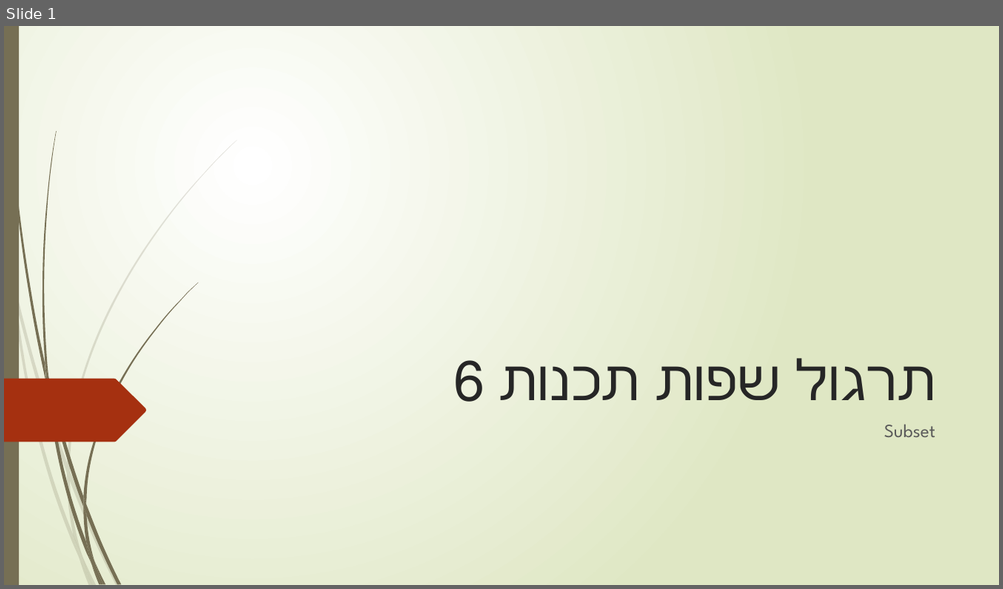
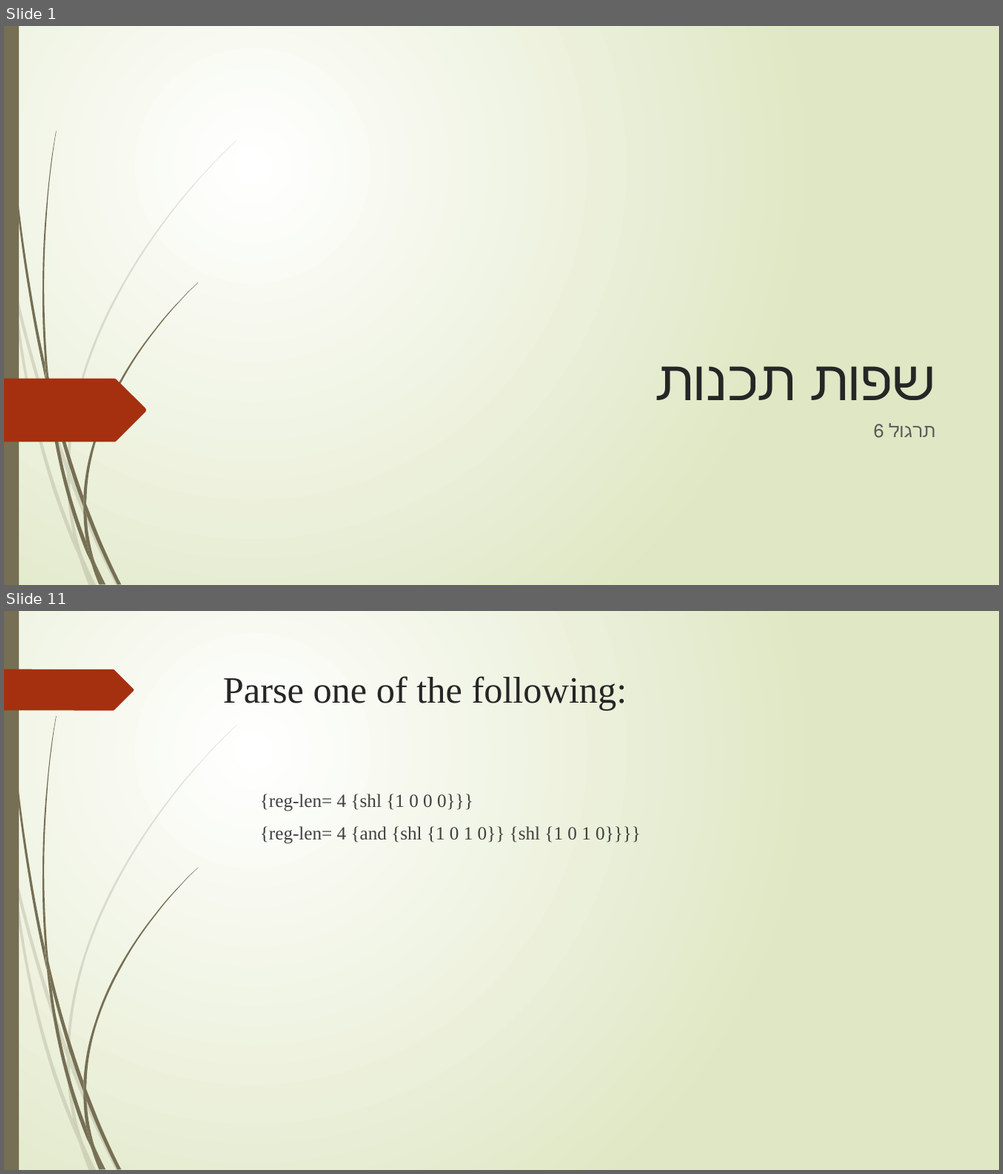
Before and after one commit to TimSorensen10/Racket-Course, a slide deck: Ppt/תרגול 6.pptx. Shown one above the other, each under a label of ours: slide 1 before the commit, slides 1 and 11 after it; the slides between them are not shown. The pictures are 1003x589 and 1003x1174 pixels, drawn with LibreOffice and Linux fonts; fonts in the diff are those of the drawing. Boxes give left, top, right and bottom in pixels: in the first picture for what was removed or moved away, otherwise in the second. Text is boxed around its words. In the diff, an @@ line names an element or a change of style, - is before the commit and + after.

```diff
--- a/Ppt/תרגול 6.pptx
+++ b/Ppt/תרגול 6.pptx
@@ slide 11 added at (4, 611, 999, 1170), background gradient #FFFFFF to #DFE8C4; not listed: 23 template elements that a slide beside it also shows @@
@@ freeform shape added at (4, 669, 134, 710), fill #A53010 @@
@@ title added at (223, 676, 627, 710), 36 pt, text #262626 @@
+Parse one of the following:
@@ text added at (260, 794, 640, 844), 18 pt, text #404040 @@
+{reg-len= 4 {shl {1 0 0 0}}}
+{reg-len= 4 {and {shl {1 0 1 0}} {shl {1 0 1 0}}}}
@@ slide 1 changed as well @@
@@ title at (810, 366, 936, 400): text changed; font League Spartan to Times New Roman @@
-תרגול שפות תכנות 6
+שפות תכנות
@@ subtitle at (888, 423, 935, 437): text changed; font League Spartan to Times New Roman @@
-Subset
+תרגול 6
```
Also in this commit, not shown: 9 other slides added, 8 slides removed, 4 other files.
